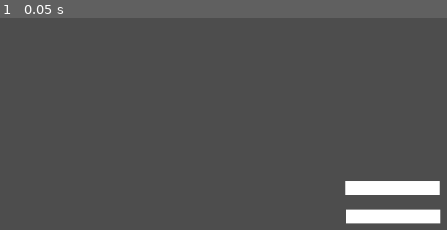
Above: before the commit, frame 1.
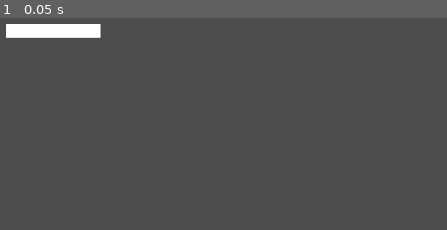
Above: after the commit, the same moment.

Repository: noble-squared/Colorado-Game-Jam
Game: Godot game, scene res://Scenes/game.tscn
Two runs of this game, one before a commit and one after it. Both use one fixed random seed, a clock stepped at 60 frames per second and the inputs below.
Inputs:
- Up to frame 1 (0.05 s): no input

The runs differ from the first frame. In frame 1, 4.3% of the frame differs, in the area x 1-99%, y 2-98%.

Commit message:
Added time label and loot scene

Diff:
--- a/Scenes/game.tscn
+++ b/Scenes/game.tscn
@@ -2,16 +2,38 @@
 
 [ext_resource type="Script" uid="uid://plxnceo48jyh" path="res://Scripts/game.gd" id="1_ebmjs"]
 [ext_resource type="PackedScene" uid="uid://x6bo71sn0vlp" path="res://Scenes/platform.tscn" id="2_qxrlw"]
+[ext_resource type="PackedScene" uid="uid://be36otywe3wge" path="res://Scenes/player.tscn" id="3_wrm1d"]
+[ext_resource type="Script" uid="uid://dyuim0yp6cee7" path="res://Scripts/label.gd" id="4_3dryh"]
+
+[sub_resource type="WorldBoundaryShape2D" id="WorldBoundaryShape2D_3dryh"]
+distance = -70.0
 
 [node name="Game" type="Node2D" unique_id=1873807053]
 script = ExtResource("1_ebmjs")
 
 [node name="Platform2" parent="." unique_id=1274608817 instance=ExtResource("2_qxrlw")]
-position = Vector2(1, 1)
+position = Vector2(87, 56)
 
 [node name="Platform" parent="." unique_id=896764623 instance=ExtResource("2_qxrlw")]
-position = Vector2(0, -40)
+position = Vector2(89, -10)
 type = 1
 
-[node name="Camera2D" type="Camera2D" parent="." unique_id=1826816771]
+[node name="StaticBody2D" type="StaticBody2D" parent="." unique_id=1941367286]
+
+[node name="CollisionShape2D" type="CollisionShape2D" parent="StaticBody2D" unique_id=1251072494]
+shape = SubResource("WorldBoundaryShape2D_3dryh")
+
+[node name="Player" parent="." unique_id=1588156878 instance=ExtResource("3_wrm1d")]
+
+[node name="Camera2D2" type="Camera2D" parent="Player" unique_id=1826816771]
 position = Vector2(0, 1)
+
+[node name="Label" type="Label" parent="Player" unique_id=1912605045]
+offset_left = -538.0
+offset_top = -301.0
+offset_right = -345.0
+offset_bottom = -204.0
+size_flags_horizontal = 3
+size_flags_vertical = 6
+theme_override_font_sizes/font_size = 36
+script = ExtResource("4_3dryh")
--- /dev/null
+++ b/Scenes/loot.tscn
@@ -0,0 +1,15 @@
+[gd_scene format=3 uid="uid://ccvvan32cvlwb"]
+
+[sub_resource type="CircleShape2D" id="CircleShape2D_dqmmn"]
+
+[sub_resource type="CanvasTexture" id="CanvasTexture_gg2i2"]
+
+[node name="Loot" type="StaticBody2D" unique_id=445002194]
+
+[node name="CollisionShape2D" type="CollisionShape2D" parent="." unique_id=162332439]
+shape = SubResource("CircleShape2D_dqmmn")
+
+[node name="Sprite2D" type="Sprite2D" parent="." unique_id=1711673363]
+position = Vector2(4.7683716e-07, 0.5)
+scale = Vector2(16.000002, 15)
+texture = SubResource("CanvasTexture_gg2i2")
--- /dev/null
+++ b/Scripts/label.gd
@@ -0,0 +1,15 @@
+extends Label
+
+
+# Called when the node enters the scene tree for the first time.
+func _ready() -> void:
+	Globals.connect("DaySwapped", _on_day_swapped)
+	Globals.connect("NightSwapped", _on_night_swapped)
+	_on_day_swapped()
+
+
+func _on_day_swapped():
+	text = "Day"
+
+func _on_night_swapped():
+	text = "Night"
--- /dev/null
+++ b/Scripts/player_movement.gd
@@ -0,0 +1,28 @@
+extends Node2D
+
+var characterBody: CharacterBody2D
+
+@export var baseWalkSpeed: float = 300
+@export var inertia: float = 0.7 ## [0-1): 0 is no inertia and 1 is no change
+@export var jumpImpuplse: float = 400
+var jumpsInARow: int = 0
+@export var maxJumpsInARow: int = 2
+
+func _ready() -> void:
+	characterBody = get_parent()
+
+func _physics_process(delta: float) -> void:
+	var horizontalDelta: float = Input.get_axis("Left", "Right")
+
+	horizontalDelta *= baseWalkSpeed
+	characterBody.velocity.x = lerpf(characterBody.velocity.x, horizontalDelta, 1-inertia) # Inertia
+	characterBody.velocity += characterBody.get_gravity() * delta # Gravity
+	if (Input.is_action_just_pressed("Jump") && jumpsInARow < maxJumpsInARow): # Jumping
+		characterBody.velocity.y -= jumpImpuplse
+		jumpsInARow += 1
+		print(jumpsInARow)
+	elif (jumpsInARow != 0 && characterBody.is_on_floor()):
+		jumpsInARow = 0
+
+
+	characterBody.move_and_slide() # Move and slide
--- a/project.godot
+++ b/project.godot
@@ -43,6 +43,11 @@
 "events": [Object(InputEventKey,"resource_local_to_scene":false,"resource_name":"","device":-1,"window_id":0,"alt_press …(191 unchanged characters)…
 ]
 }
+SwapTime={
+"deadzone": 0.2,
+"events": [Object(InputEventKey,"resource_local_to_scene":false,"resource_name":"","device":-1,"window_id":0,"alt_pressed":false,"shift_pressed":false,"ctrl_pressed":false,"meta_pressed":false,"pressed":false,"keycode":0,"physical_keycode":32,"key_label":0,"unicode":32,"location":0,"echo":false,"script":null)
+]
+}
 
 [physics]
 
Not shown, added: Scripts/label.gd.uid
